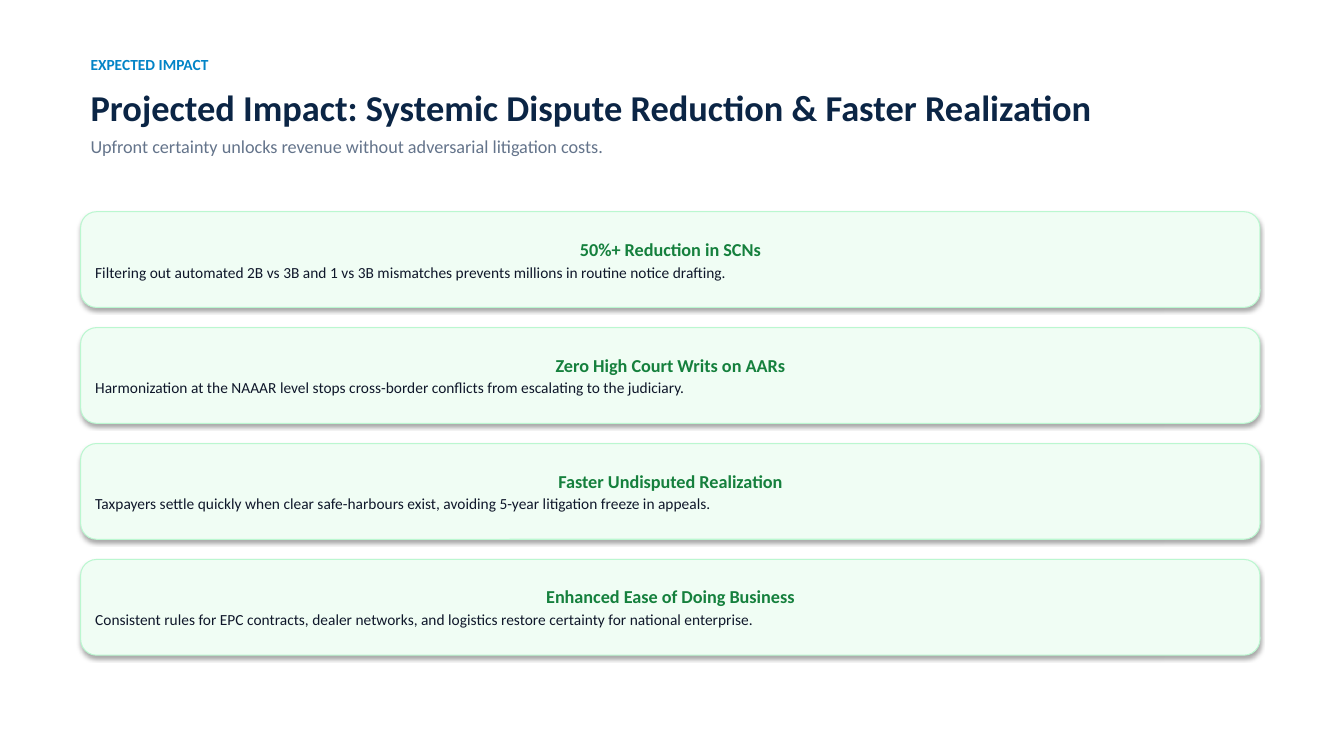
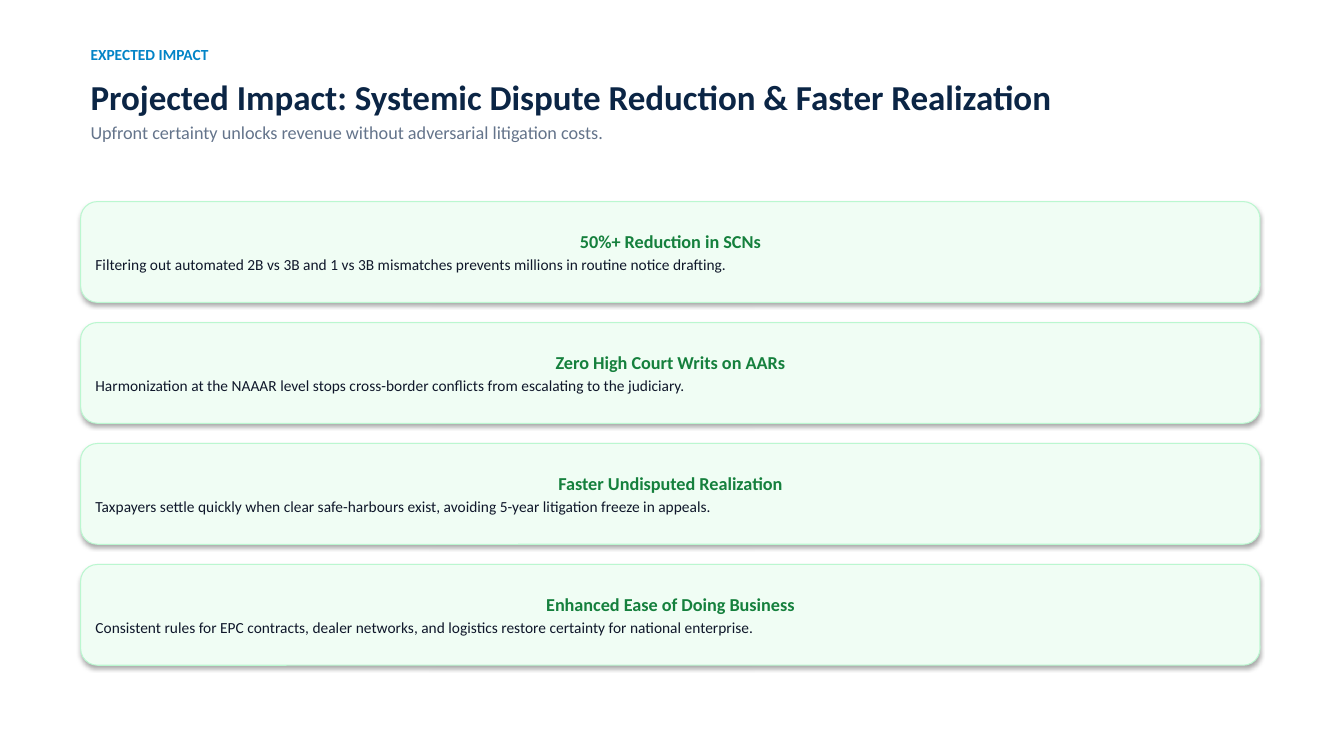
Before and after one commit to vishalquantana/qlaw, a slide deck: slide 11 of docs/GST_Litigation_Causes_Revenue_Secretary.pptx (slide 9 before the commit). Drawn at 1344x756 pixels with LibreOffice and Linux fonts; fonts in the diff are those of the drawing. Boxes give left, top, right and bottom in pixels: in the first picture for what was removed or moved away, otherwise in the second. Text is boxed around its words. In the diff, an @@ line names an element or a change of style, - is before the commit and + after.

```diff
--- a/docs/GST_Litigation_Causes_Revenue_Secretary.pptx
+++ b/docs/GST_Litigation_Causes_Revenue_Secretary.pptx
@@ text "EXPECTED IMPACT": place and size @@
-text "EXPECTED IMPACT" at (91,60,209,70)
+text "EXPECTED IMPACT" at (91,50,209,60)
@@ text "Projected Impact: Systemic Dispute Reduction ...": place and size @@
-text "Projected Impact: Systemic Dispute Reduction ..." at (91,95,1091,156)
+text "Projected Impact: Systemic Dispute Reduction ..." at (91,85,1051,142)
@@ text "Projected Impact: Systemic Dispute Reduction ..." at (91,85,1051,142): size 26 to 25 pt in "Projected Impact: Systemic Dispute Reduction & Faster ..."; less space between paragraphs @@
@@ rounded rectangle "50%+ Reduction in SCNs": place and size @@
-rounded rectangle "50%+ Reduction in SCNs" at (81,212,1260,308)
+rounded rectangle "50%+ Reduction in SCNs" at (81,202,1260,302)
@@ rounded rectangle "Zero High Court Writs on ...": place and size @@
-rounded rectangle "Zero High Court Writs on ..." at (81,328,1260,423)
+rounded rectangle "Zero High Court Writs on ..." at (81,323,1260,423)
@@ rounded rectangle "Faster Undisputed Realization": place and size @@
-rounded rectangle "Faster Undisputed Realization" at (81,444,1260,539)
+rounded rectangle "Faster Undisputed Realization" at (81,444,1260,544)
@@ rounded rectangle "Enhanced Ease of Doing Business": place and size @@
-rounded rectangle "Enhanced Ease of Doing Business" at (81,560,1260,655)
+rounded rectangle "Enhanced Ease of Doing Business" at (81,565,1260,665)
```
Also in this commit, not shown: 9 other slides changed, 2 slides added, 6 other files.
